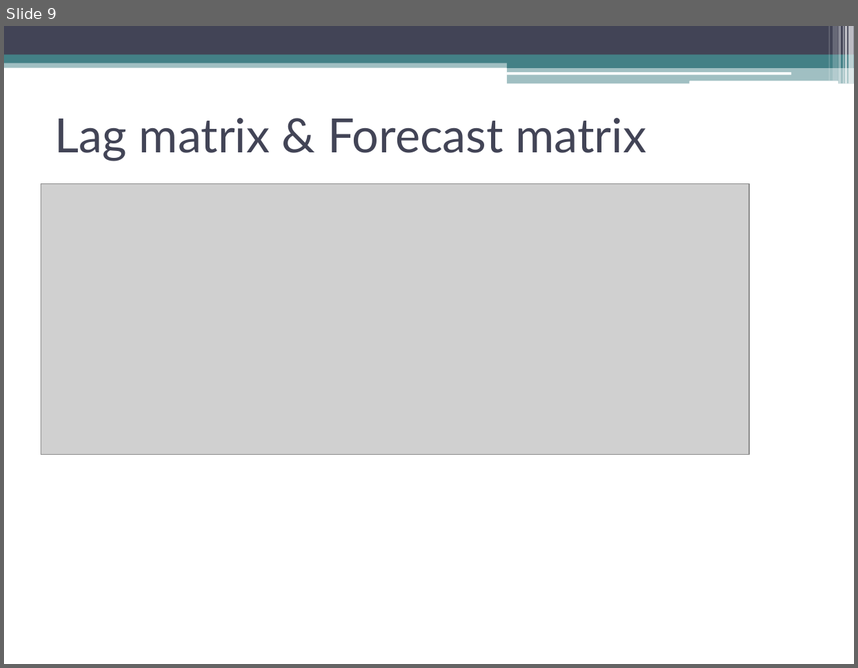
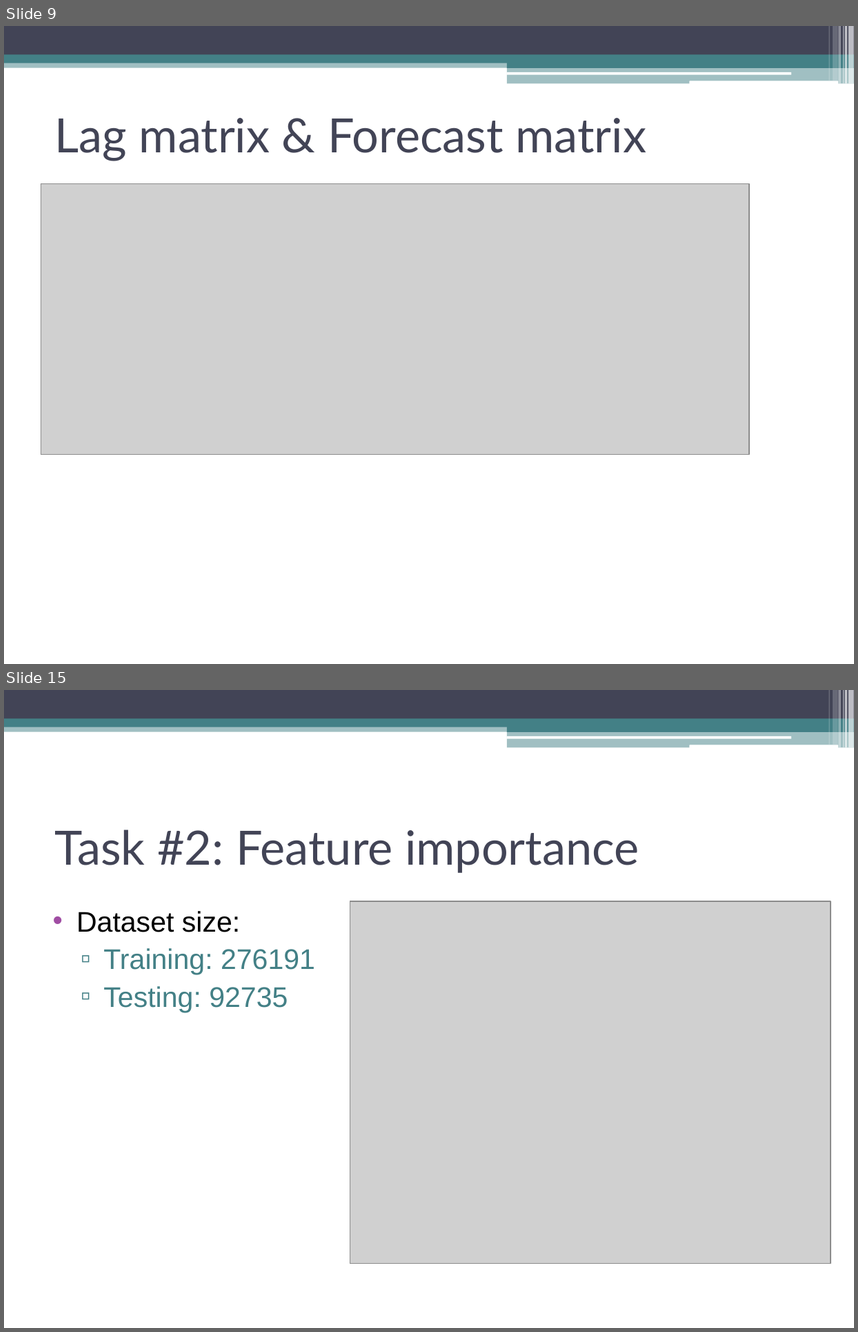
Before and after one commit to TarasKutsyk/ML-for-Automation-Project, a slide deck: Presentation ASHRAE.pptx. Shown one above the other, each under a label of ours: slide 9 before the commit, slides 9 and 15 after it; the slides between them are not shown. The pictures are 858x668 and 858x1332 pixels, drawn with LibreOffice and Linux fonts; fonts in the diff are those of the drawing; grey boxes stand for pictures. Boxes give left, top, right and bottom in pixels: in the first picture for what was removed or moved away, otherwise in the second. Text is boxed around its words. In the diff, an @@ line names an element or a change of style, - is before the commit and + after.

```diff
--- a/Presentation ASHRAE.pptx
+++ b/Presentation ASHRAE.pptx
@@ slide 15 added at (4,690,854,1328), background #FFFFFF; not listed: 13 template elements that a slide beside it also shows @@
@@ title added at (55,829,639,873), 40 pt, text #424456 @@
+Task #2: Feature importance
@@ text added at (76,911,315,1012), 24 pt, text #438086 @@
+• Dataset size:
+  ▫ Training: 276191
+  ▫ Testing: 92735
@@ picture added at (350,901,831,1263) @@
```
Also in this commit, not shown: 1 slide changed, 6 other slides added.
